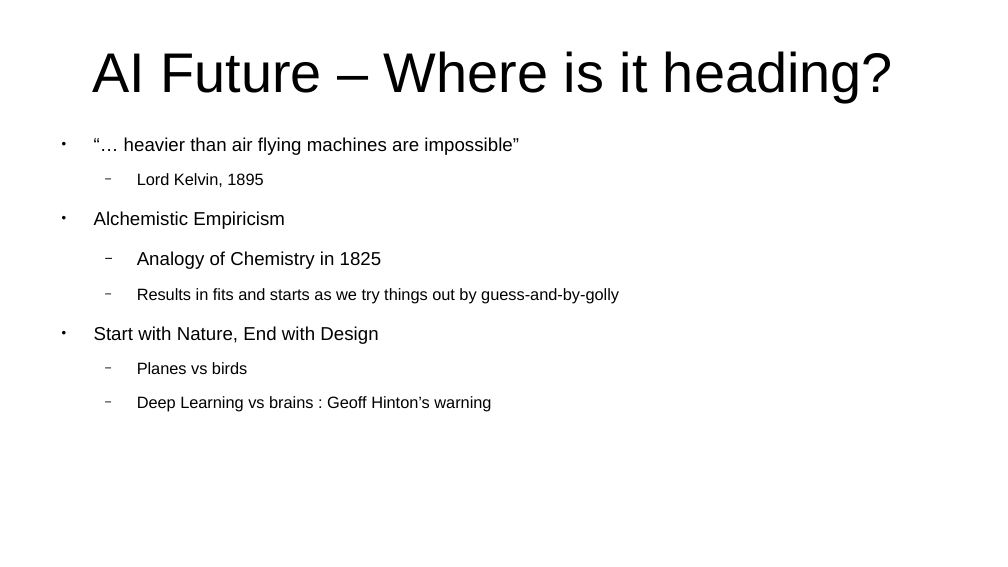
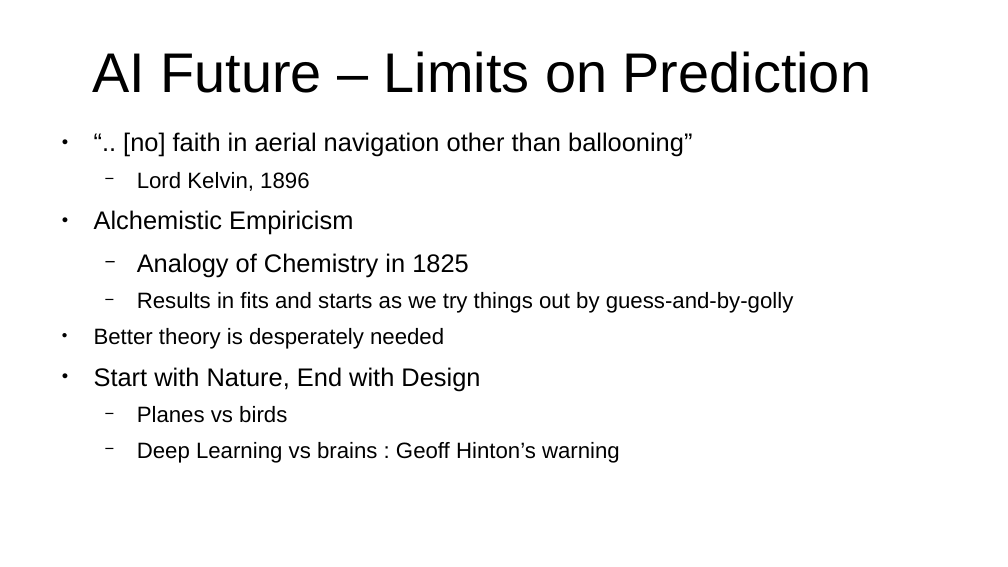
Before and after one commit to ClintStaley/AITalks, a slide deck: slide 23 of UATX/FullPreso2026.pptx (slide 21 before the commit). Drawn at 1008x567 pixels with LibreOffice and Linux fonts; fonts in the diff are those of the drawing. Boxes give left, top, right and bottom in pixels: in the first picture for what was removed or moved away, otherwise in the second. Text is boxed around its words. In the diff, an @@ line names an element or a change of style, - is before the commit and + after.

```diff
--- a/UATX/FullPreso2026.pptx
+++ b/UATX/FullPreso2026.pptx
@@ text at <box>92,51,871,93</box>: text changed @@
-AI Future – Where is it heading?
+AI Future – Limits on Prediction
@@ text at <box>123,132,692,191</box>: text changed; size 14.7 to 20 pt @@
-● “… heavier than air flying machines are impossible”
-  − Lord Kelvin, 1895
+● “.. [no] faith in aerial navigation other than ballooning”
+  − Lord Kelvin, 1896
@@ text at <box>94,210,794,463</box>: size 14.7 to 20 pt in "Alchemistic Empiricism", "Analogy of Chemistry in 1825", "Start with Nature, End with Design"; size 12.9 to 17.5 pt in "Results in fits and starts as we ...", "Planes vs birds", "Deep Learning vs brains : Geoff Hinton’s ..."; line spacing 1 to 0.8 @@
@@ text at <box>94,328,444,349</box>: paragraph added @@
+● Better theory is desperately needed
```
Also in this commit, not shown: 18 other slides changed, 2 slides added, 45 other files.
